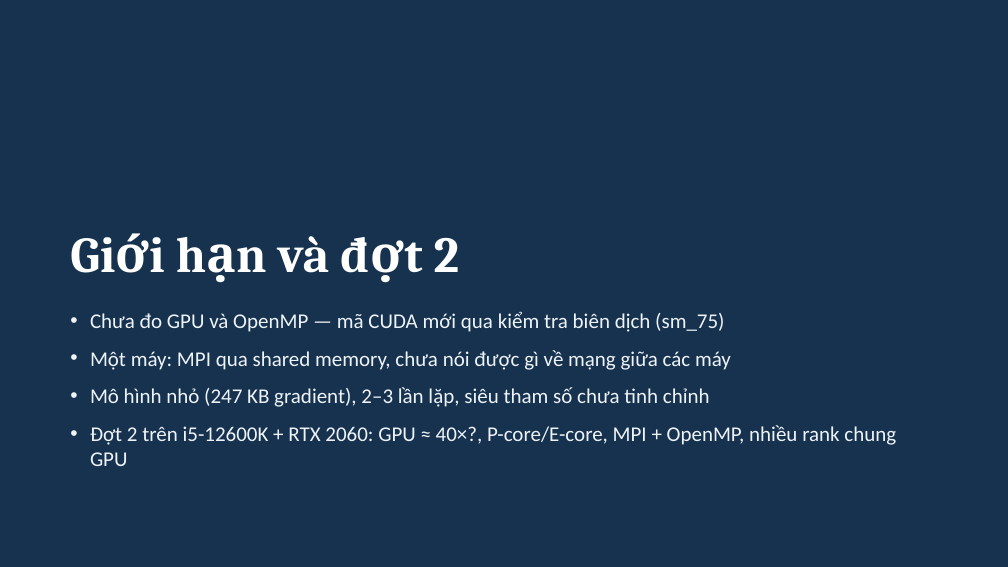
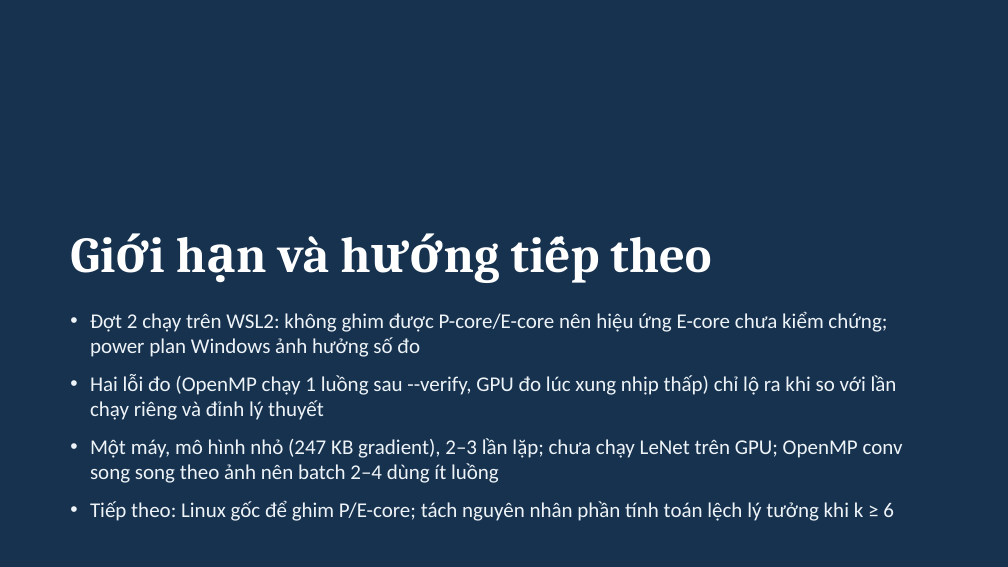
Before and after one commit to ducthinhh1002/High-Performance-Computing, a slide deck: slide 24 of tuannn/slides/tuannn-pdl-bench.pptx (slide 15 before the commit). Drawn at 1008x567 pixels with LibreOffice and Linux fonts; fonts in the diff are those of the drawing. Boxes give left, top, right and bottom in pixels: in the first picture for what was removed or moved away, otherwise in the second. Text is boxed around its words. In the diff, an @@ line names an element or a change of style, - is before the commit and + after.

Commit message:
Slide: thêm 9 slide đợt 2 (GPU, giao tiếp, scaling, lai, chiến lược, hai lỗi đo) và cập nhật slide cũ
Bảng đối chiếu bài báo, giới hạn và câu hỏi nghiên cứu cập nhật theo kết quả đợt 2. Hình đợt 2 là
ảnh từ report/figures. Bỏ các a:pPr lặp trong đoạn văn của file gốc.

```diff
--- a/tuannn/slides/tuannn-pdl-bench.pptx
+++ b/tuannn/slides/tuannn-pdl-bench.pptx
@@ title at (90,236,330,521): text changed @@
-Giới hạn và đợt 2
+Giới hạn và hướng tiếp theo
@@ text at (90,312,903,521): text changed @@
-• Chưa đo GPU và OpenMP — mã CUDA mới qua kiểm tra biên dịch (sm_75)
-• Một máy: MPI qua shared memory, chưa nói được gì về mạng giữa các máy
-• Mô hình nhỏ (247 KB gradient), 2–3 lần lặp, siêu tham số chưa tinh chỉnh
-• Đợt 2 trên i5-12600K + RTX 2060: GPU ≈ 40×?, P-core/E-core, MPI + OpenMP, nhiều rank chung GPU
+• Đợt 2 chạy trên WSL2: không ghim được P-core/E-core nên hiệu ứng E-core chưa kiểm chứng; power plan Windows ảnh hưởng số đo
+• Hai lỗi đo (OpenMP chạy 1 luồng sau --verify, GPU đo lúc xung nhịp thấp) chỉ lộ ra khi so với lần chạy riêng và đỉnh lý thuyết
+• Một máy, mô hình nhỏ (247 KB gradient), 2–3 lần lặp; chưa chạy LeNet trên GPU; OpenMP conv song song theo ảnh nên batch 2–4 dùng ít luồng
+• Tiếp theo: Linux gốc để ghim P/E-core; tách nguyên nhân phần tính toán lệch lý tưởng khi k ≥ 6
```
Also in this commit, not shown: 10 other slides changed, 9 slides added.
